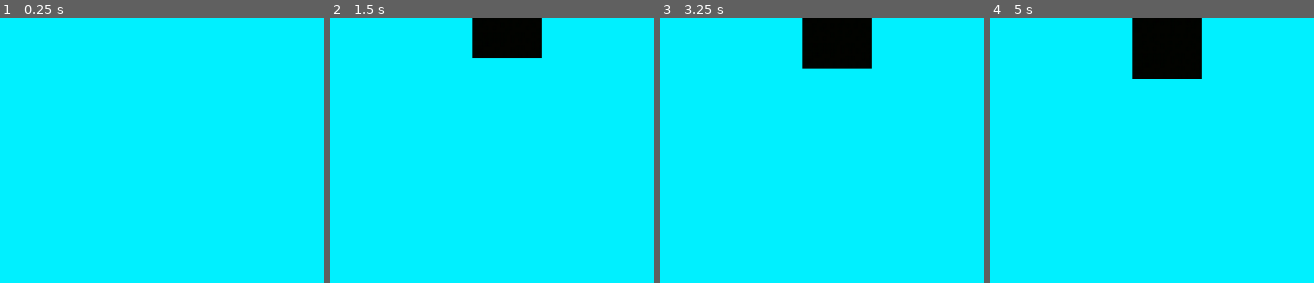
Above: before the commit, frames 1-4 (left to right).
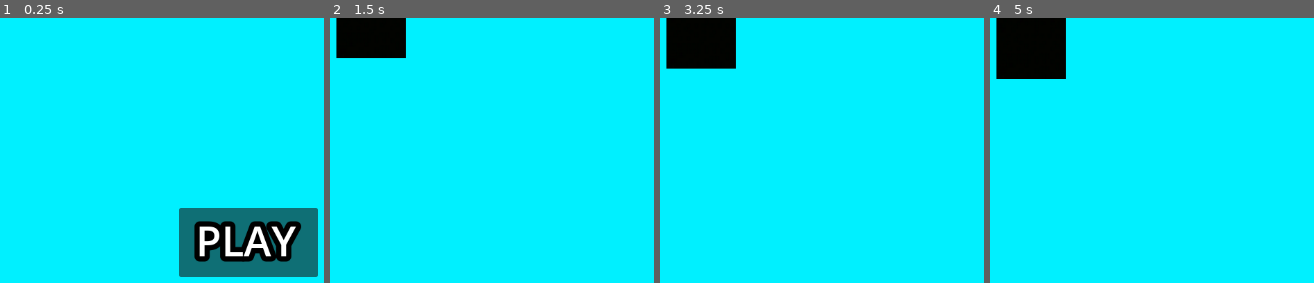
Above: after the commit, the same moments.

Repository: FlorentDD-epitech/tiles_creator
Game: Godot game, scene res://scenes/menu.tscn
The game is run twice, just before and just after one commit, with the same random seed, the same clock (stepped at 60 frames per second) and the same inputs. Before the commit the project starts from res://scenes/game_scene.tscn.
Inputs (mouse positions are in pixels of both pictures, inside the frame that each line leads up to; where the layout moved, square brackets give the same spot in the first picture):
- Up to frame 1 (0.25 s): no input
- Up to frame 2 (1.5 s): click (579, 243) at 0.5 s, where only the run after the commit has a clickable "PLAY"; tap Enter at 1.25 s; tap 2 at 1.35 s
- Up to frame 3 (3.25 s): click (702, 44) [838, 44] at 2 s; tap Space at 2.75 s; tap 2 at 2.85 s
- Up to frame 4 (5 s): click (1032, 44) [1168, 44] at 3.5 s; tap Enter at 4.25 s; tap 2 at 4.35 s

The runs differ from the first frame. In frame 1, 11% of the frame differs, in the area x 55-99%, y 71-98%; in frame 2, 6.5%; in frame 3, 8.3%; in frame 4, 9.9%.

Commit message:
feat: game menu

Diff:
--- a/project.godot
+++ b/project.godot
@@ -11,7 +11,7 @@
 [application]
 
 config/name="tiles_creator"
-run/main_scene="uid://cq3fbr0ffcdui"
+run/main_scene="uid://eegn420ys1t8"
 config/features=PackedStringArray("4.6", "Mobile")
 
 [dotnet]
--- a/scenes/game_scene.tscn
+++ b/scenes/game_scene.tscn
@@ -3,23 +3,44 @@
 [ext_resource type="Script" uid="uid://badfnyqm2ljqr" path="res://scripts/game_scene.gd" id="1_onqr8"]
 [ext_resource type="Texture2D" uid="uid://0flfwdwh2fql" path="res://assets/bleu.png" id="1_w5aja"]
 
-[node name="Node2D" type="Node2D" unique_id=1235380909 node_paths=PackedStringArray("lane_nodes")]
+[node name="Node2D" type="Control" unique_id=613275439]
+layout_mode = 3
+anchors_preset = 8
+anchor_left = 0.5
+anchor_top = 0.5
+anchor_right = 0.5
+anchor_bottom = 0.5
+grow_horizontal = 2
+grow_vertical = 2
+
+[node name="TextureRect" type="TextureRect" parent="." unique_id=1145509042]
+layout_mode = 1
+anchors_preset = 8
+anchor_left = 0.5
+anchor_top = 0.5
+anchor_right = 0.5
+anchor_bottom = 0.5
+offset_left = -576.0
+offset_top = -324.0
+offset_right = 576.0
+offset_bottom = 324.0
+grow_horizontal = 2
+grow_vertical = 2
+texture = ExtResource("1_w5aja")
+
+[node name="Node2D" type="Node2D" parent="." unique_id=1346204562 node_paths=PackedStringArray("lane_nodes")]
+position = Vector2(0, -324)
 script = ExtResource("1_onqr8")
 lane_nodes = [NodePath("Spawn1"), NodePath("Spawn2"), NodePath("Spawn3"), NodePath("Spawn4")]
 
-[node name="TextureRect" type="TextureRect" parent="." unique_id=1145509042]
-offset_right = 1152.0
-offset_bottom = 648.0
-texture = ExtResource("1_w5aja")
+[node name="Spawn1" type="Node2D" parent="Node2D" unique_id=1615545077]
+position = Vector2(-100, 0)
 
-[node name="Spawn1" type="Node2D" parent="." unique_id=1615545077]
-position = Vector2(263, 0)
+[node name="Spawn2" type="Node2D" parent="Node2D" unique_id=1667318240]
+position = Vector2(-300, 0)
 
-[node name="Spawn2" type="Node2D" parent="." unique_id=1667318240]
-position = Vector2(472, 0)
+[node name="Spawn3" type="Node2D" parent="Node2D" unique_id=1009925309]
+position = Vector2(100, 0)
 
-[node name="Spawn3" type="Node2D" parent="." unique_id=1009925309]
-position = Vector2(680, 0)
-
-[node name="Spawn4" type="Node2D" parent="." unique_id=1453223069]
-position = Vector2(889, 0)
+[node name="Spawn4" type="Node2D" parent="Node2D" unique_id=1453223069]
+position = Vector2(300, 0)
--- /dev/null
+++ b/scenes/menu.gd
@@ -0,0 +1,9 @@
+extends Control
+
+@onready var play_button = $PlayButton
+
+func _ready() -> void:
+	play_button.pressed.connect(play_button_pressed)
+
+func play_button_pressed():
+	get_tree().change_scene_to_file("res://scenes/game_scene.tscn")
--- /dev/null
+++ b/scenes/menu.tscn
@@ -0,0 +1,70 @@
+[gd_scene format=3 uid="uid://eegn420ys1t8"]
+
+[ext_resource type="Script" uid="uid://bkuekd1ddpd1o" path="res://scenes/menu.gd" id="1_vjb58"]
+[ext_resource type="Texture2D" uid="uid://0flfwdwh2fql" path="res://assets/bleu.png" id="1_yqeox"]
+
+[sub_resource type="LabelSettings" id="LabelSettings_vjb58"]
+font_size = 60
+outline_size = 30
+outline_color = Color(0, 0, 0, 1)
+
+[node name="Menu" type="Control" unique_id=956678308]
+layout_mode = 3
+anchors_preset = 8
+anchor_left = 0.5
+anchor_top = 0.5
+anchor_right = 0.5
+anchor_bottom = 0.5
+grow_horizontal = 2
+grow_vertical = 2
+script = ExtResource("1_vjb58")
+
+[node name="TextureRect" type="TextureRect" parent="." unique_id=1167948238]
+layout_mode = 1
+anchors_preset = 8
+anchor_left = 0.5
+anchor_top = 0.5
+anchor_right = 0.5
+anchor_bottom = 0.5
+offset_left = -576.0
+offset_top = -324.0
+offset_right = 576.0
+offset_bottom = 324.0
+grow_horizontal = 2
+grow_vertical = 2
+texture = ExtResource("1_yqeox")
+
+[node name="PlayButton" type="Button" parent="." unique_id=640433388]
+layout_mode = 1
+anchors_preset = 8
+anchor_left = 0.5
+anchor_top = 0.5
+anchor_right = 0.5
+anchor_bottom = 0.5
+offset_left = -100.0
+offset_top = -50.0
+offset_right = 100.0
+offset_bottom = 50.0
+grow_horizontal = 2
+grow_vertical = 2
+
+[node name="Label" type="Label" parent="PlayButton" unique_id=481764397]
+layout_mode = 1
+anchors_preset = 8
+anchor_left = 0.5
+anchor_top = 0.5
+anchor_right = 0.5
+anchor_bottom = 0.5
+offset_left = -76.5
+offset_top = -45.5
+offset_right = 68.5
+offset_bottom = 37.5
+grow_horizontal = 2
+grow_vertical = 2
+size_flags_horizontal = 4
+text = "PLAY"
+label_settings = SubResource("LabelSettings_vjb58")
+horizontal_alignment = 1
+vertical_alignment = 1
+uppercase = true
+language = "FR_FR"
Not shown, added: scenes/menu.gd.uid
